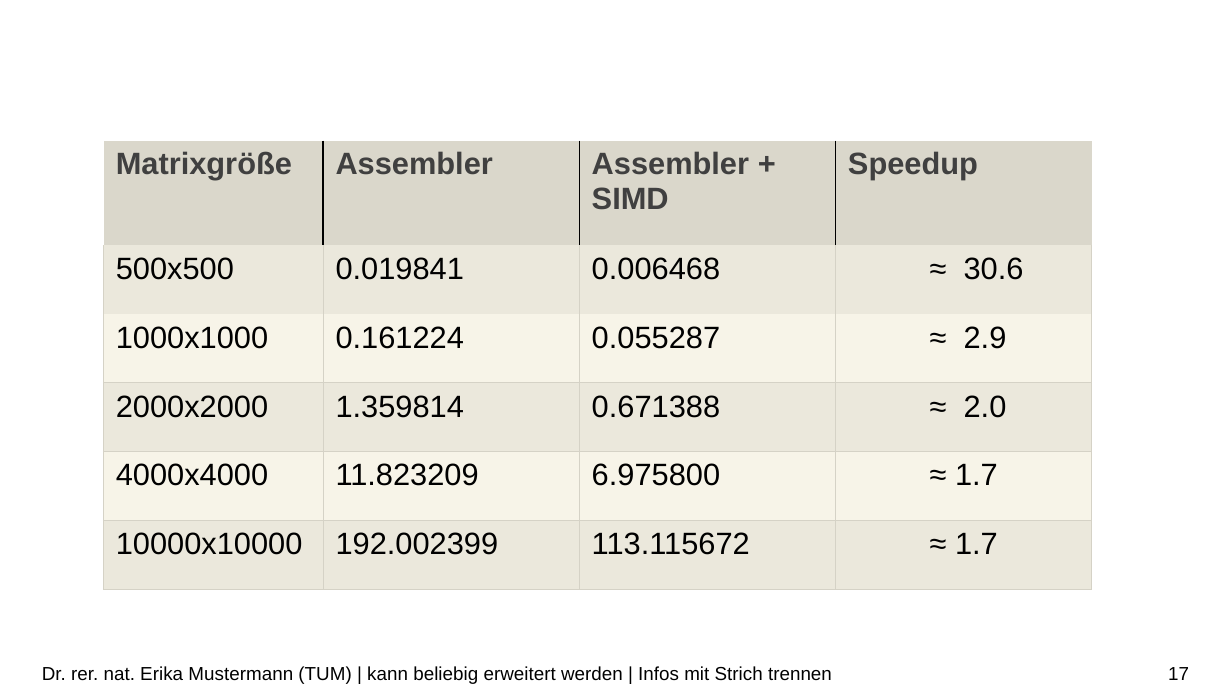
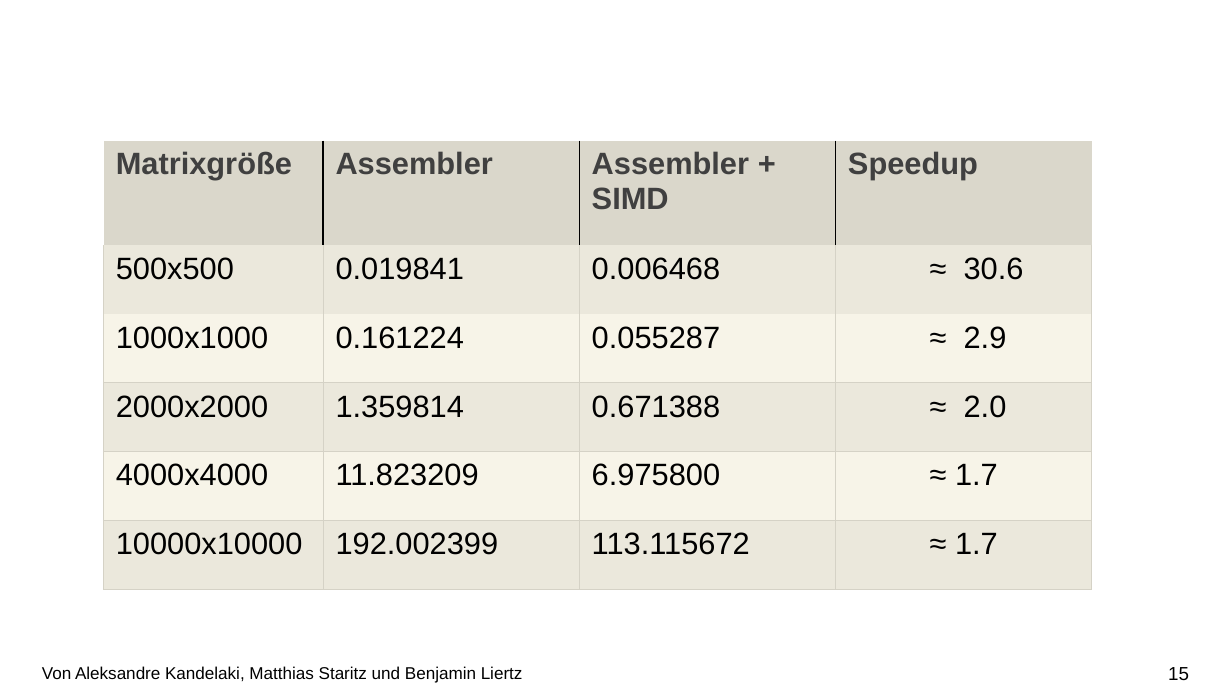
Before and after one commit to kandelak/ludecomposition, a slide deck: slide 15 of Vortrag/LU-Zerlegung 2.0.pptx (slide 17 before the commit). Drawn at 1232x693 pixels with LibreOffice and Linux fonts; fonts in the diff are those of the drawing; background and template pictures are left out. Boxes give left, top, right and bottom in pixels: in the first picture for what was removed or moved away, otherwise in the second. Text is boxed around its words. In the diff, an @@ line names an element or a change of style, - is before the commit and + after.

```diff
--- a/Vortrag/LU-Zerlegung 2.0.pptx
+++ b/Vortrag/LU-Zerlegung 2.0.pptx
@@ text at (42, 666, 523, 683): text changed; size 11 to 10 pt @@
-Dr. rer. nat. Erika Mustermann (TUM) | kann beliebig erweitert werden | Infos mit Strich trennen
+Von Aleksandre Kandelaki, Matthias Staritz und Benjamin Liertz
@@ page number at (1168, 667, 1189, 681): text changed @@
-17
+15
```
Also in this commit, not shown: 5 other slides changed, 2 slides removed.
